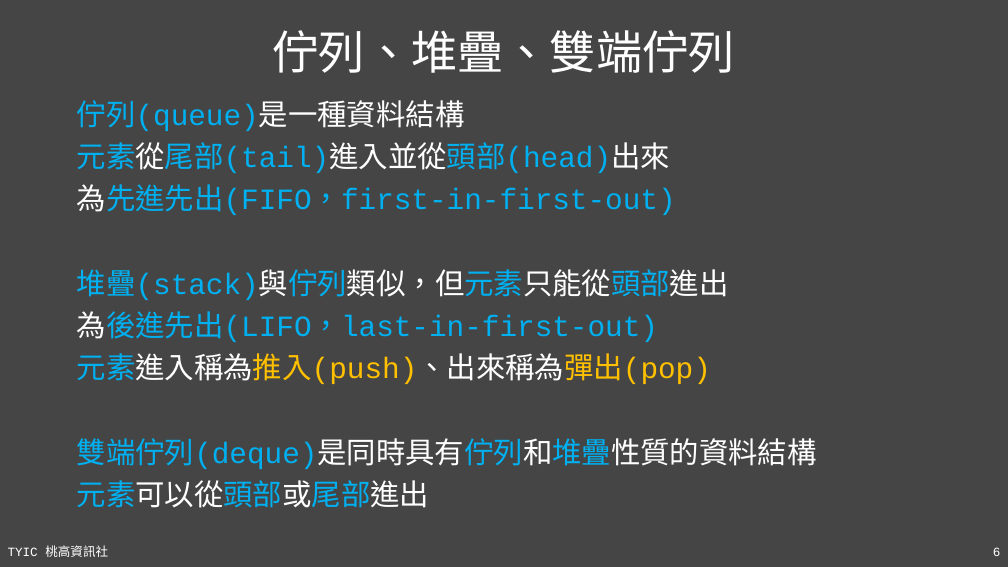
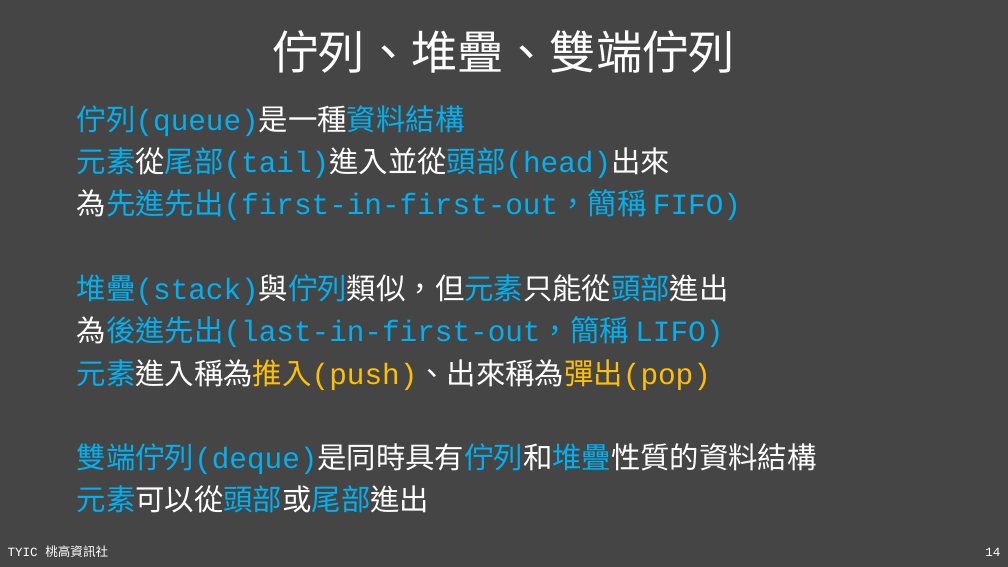
Before and after one commit to TYSHIC/slides, a slide deck: slide 14 of ppt/90_基礎資料結構與演算法.pptx (slide 6 before the commit). Drawn at 1008x567 pixels with LibreOffice and Linux fonts; fonts in the diff are those of the drawing. Boxes give left, top, right and bottom in pixels: in the first picture for what was removed or moved away, otherwise in the second. Text is boxed around its words. In the diff, an @@ line names an element or a change of style, - is before the commit and + after.

```diff
--- a/ppt/90_基礎資料結構與演算法.pptx
+++ b/ppt/90_基礎資料結構與演算法.pptx
@@ text at bbox=[77, 105, 465, 136]: text colour #FFFFFF to #00B0F0 in "佇列(queue)是一種資料結構" @@
@@ text at bbox=[77, 189, 741, 220]: text changed @@
-為先進先出(FIFO，first-in-first-out)
+為先進先出(first-in-first-out，簡稱 FIFO)
@@ text at bbox=[77, 316, 723, 347]: text changed @@
-為後進先出(LIFO，last-in-first-out)
+為後進先出(last-in-first-out，簡稱 LIFO)
@@ page number at bbox=[985, 547, 1000, 556]: text changed @@
-6
+14
```
Also in this commit, not shown: 18 other slides changed, 13 slides added, 1 slide removed, 13 other files.
